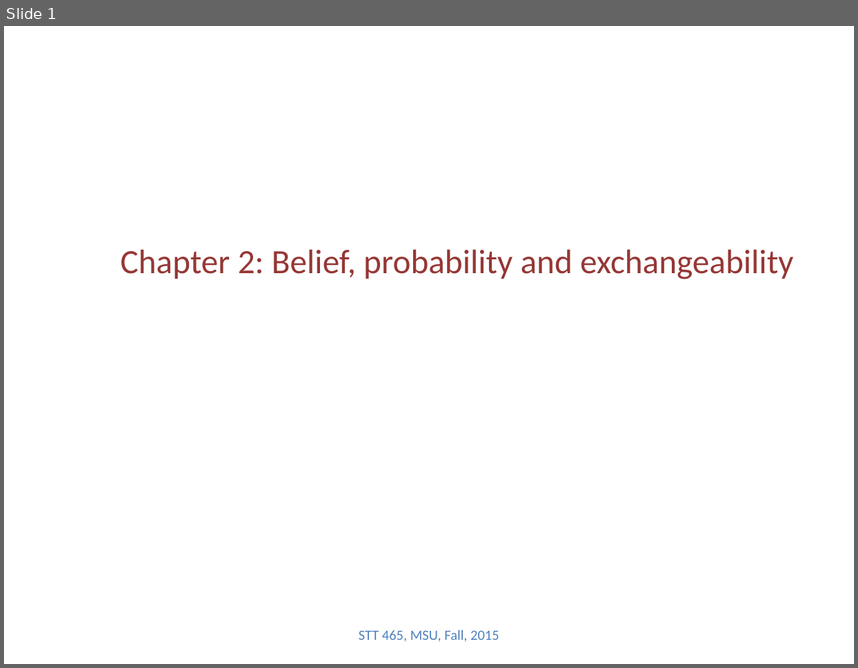
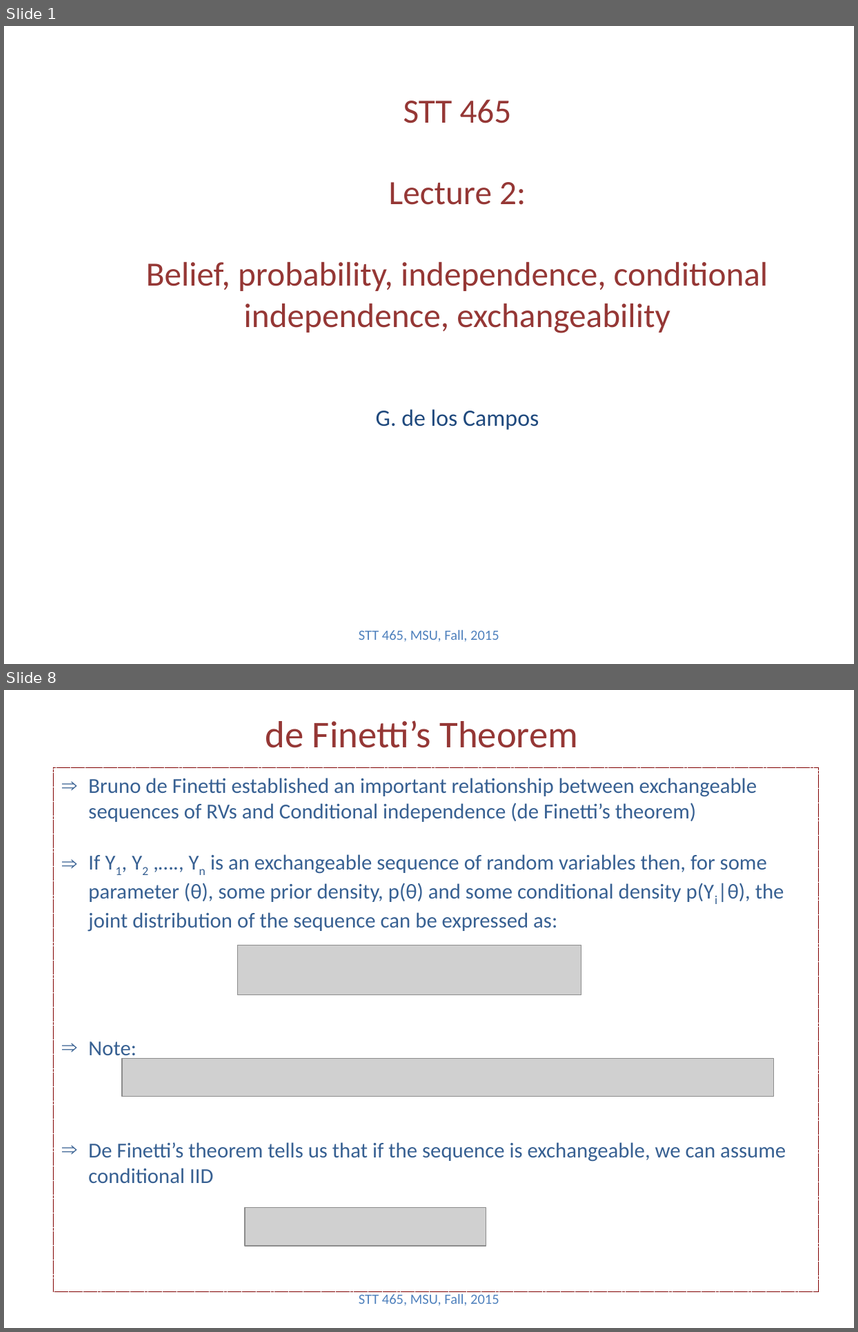
Before and after one commit to Boukos/STT465, a slide deck: STT465_2.pptx. Shown one above the other, each under a label of ours: slide 1 before the commit, slides 1 and 8 after it; the slides between them are not shown. The pictures are 858x668 and 858x1332 pixels, drawn with LibreOffice and Linux fonts; fonts in the diff are those of the drawing; grey boxes stand for pictures. Boxes give left, top, right and bottom in pixels: in the first picture for what was removed or moved away, otherwise in the second. Text is boxed around its words. In the diff, an @@ line names an element or a change of style, - is before the commit and + after.

```diff
--- a/STT465_2.pptx
+++ b/STT465_2.pptx
@@ slide 8 added at (x1=4, y1=690, x2=854, y2=1328), background #FFFFFF @@
@@ title added at (x1=266, y1=720, x2=578, y2=748), 32 pt, text #953735 @@
+de Finetti’s Theorem
@@ rectangle added at (x1=53, y1=768, x2=818, y2=1292), outline #800000 0.75 pt dashed, 18 pt, text #376092 @@
+⇒ Bruno de Finetti established an important relationship between exchangeable sequences of RVs and Conditional independence (de Finetti’s theorem)
+⇒ If Y1, Y2 ,…., Yn is an exchangeable sequence of random variables then, for some parameter (θ), some prior density, p(θ) and some conditional density p(Yi|θ), the joint distribution of the sequence can be expressed as:
+⇒ Note:
+⇒ De Finetti’s theorem tells us that if the sequence is exchangeable, we can assume conditional IID
@@ picture added at (x1=238, y1=945, x2=582, y2=994) @@
@@ picture added at (x1=122, y1=1058, x2=773, y2=1096) @@
@@ picture added at (x1=245, y1=1207, x2=486, y2=1245) @@
@@ text added at (x1=359, y1=1293, x2=499, y2=1305), 12 pt, text #4F81BD @@
+STT 465, MSU, Fall, 2015
@@ slide 1 changed as well @@
@@ title at (x1=146, y1=99, x2=769, y2=430): text changed @@
-Chapter 2: Belief, probability and exchangeability
+STT 465
+Lecture 2:
+Belief, probability, independence, conditional independence, exchangeability
+G. de los Campos
```
Also in this commit, not shown: 1 other slide changed, 5 other slides added, 3 other files.
